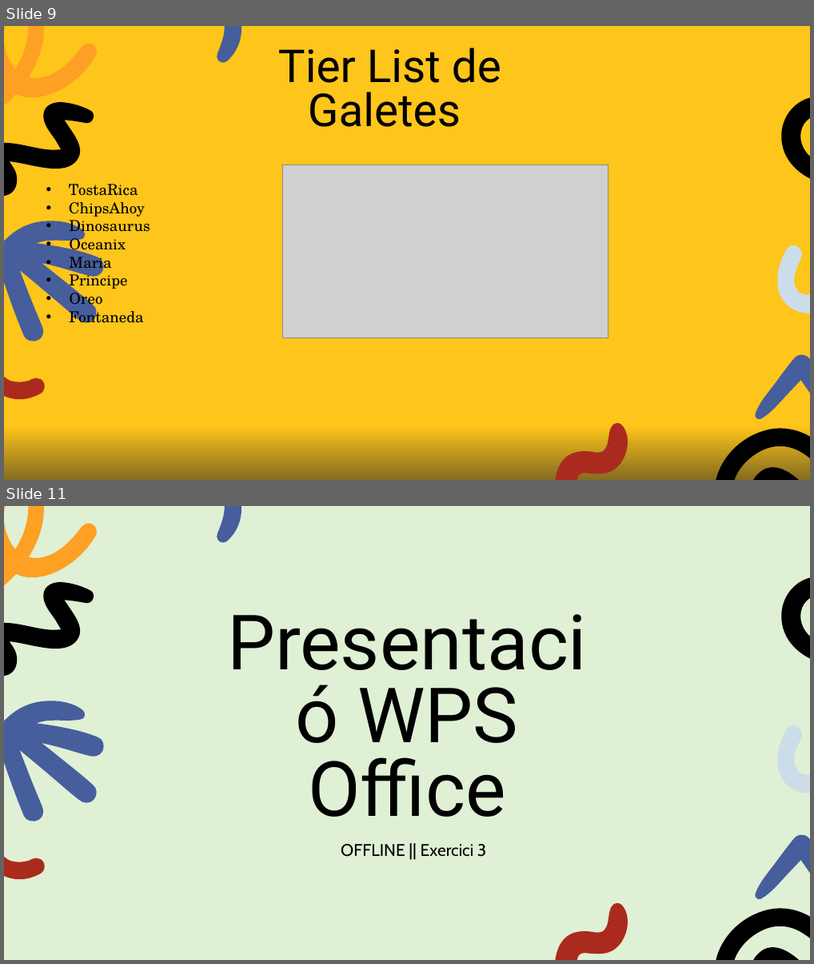
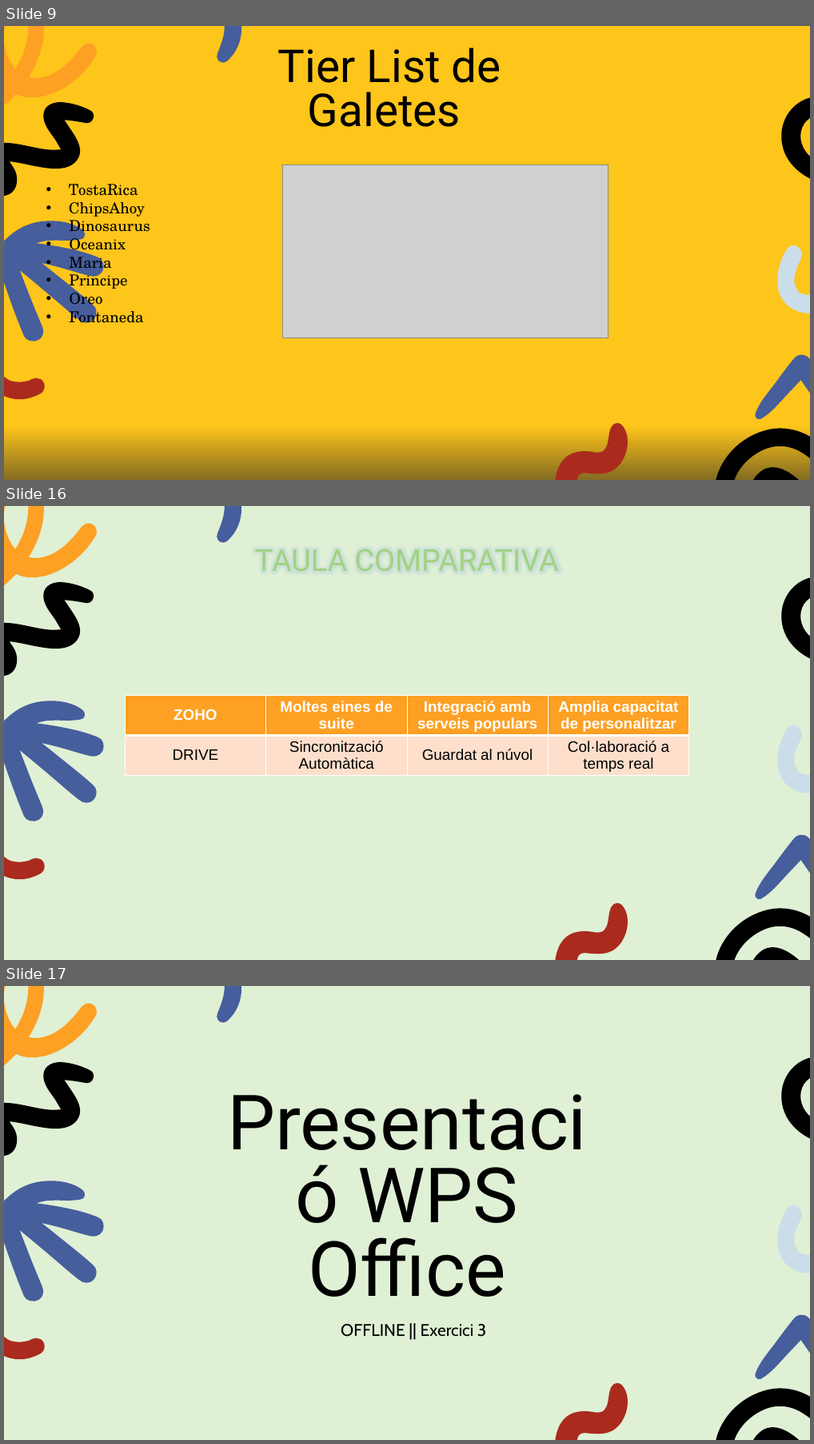
Before and after one commit to SebastianConstantinChiuariu/UD7.PM, a slide deck: OFFLINE/EXERCICI_3/Presentació WPS Office.pptx. Shown one above the other, each under a label of ours: slides 9 and 11 before the commit, slides 9, 16 and 17 after it; the slides between them are not shown. The pictures are 814x964 and 814x1444 pixels, drawn with LibreOffice and Linux fonts; fonts in the diff are those of the drawing; grey boxes stand for pictures. Boxes give left, top, right and bottom in pixels: in the first picture for what was removed or moved away, otherwise in the second. Text is boxed around its words. In the diff, an @@ line names an element or a change of style, - is before the commit and + after.

```diff
--- a/OFFLINE/EXERCICI_3/Presentació WPS Office.pptx
+++ b/OFFLINE/EXERCICI_3/Presentació WPS Office.pptx
@@ slide 16 added at bbox=[4, 506, 810, 960], background #DFF0D5; not listed: 11 template elements that a slide beside it also shows @@
@@ title added at bbox=[255, 549, 559, 571], 36 pt, text gradient #64A73B to #A0D381 to #DFF0D5 @@
+TAULA COMPARATIVA
@@ table added at bbox=[125, 695, 689, 775], 2 rows, 4 columns @@
+ZOHO | Moltes eines de suite | Integració amb serveis populars | Amplia capacitat de personalitzar
+DRIVE | Sincronització / Automàtica | Guardat al núvol | Col·laboració a temps real
@@ picture added at bbox=[233, 728, 582, 738] @@
@@ what was slide 11 is now slide 17 @@
```
Also in this commit, not shown: 6 other slides added, 1 slide removed.
